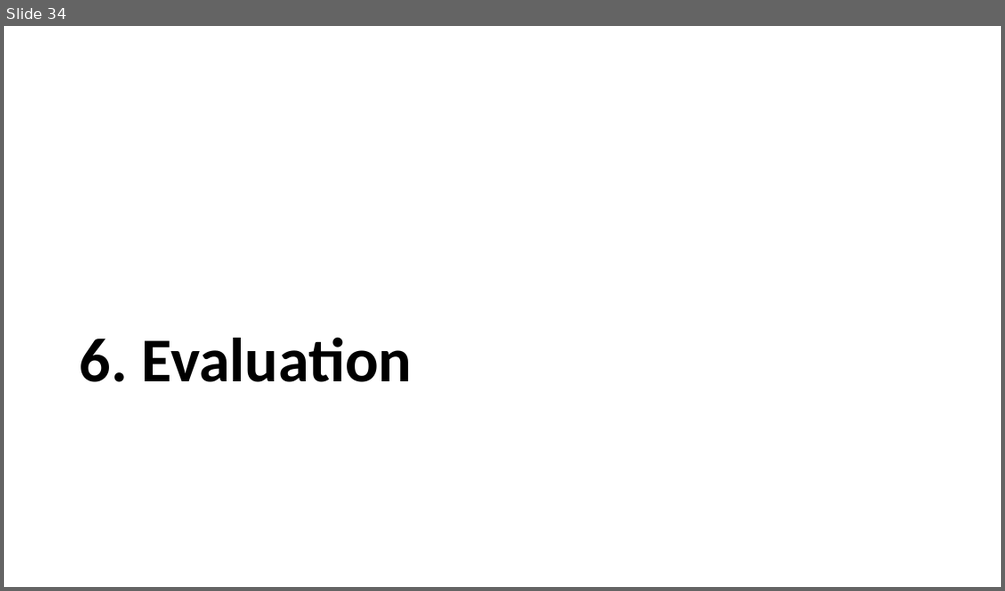
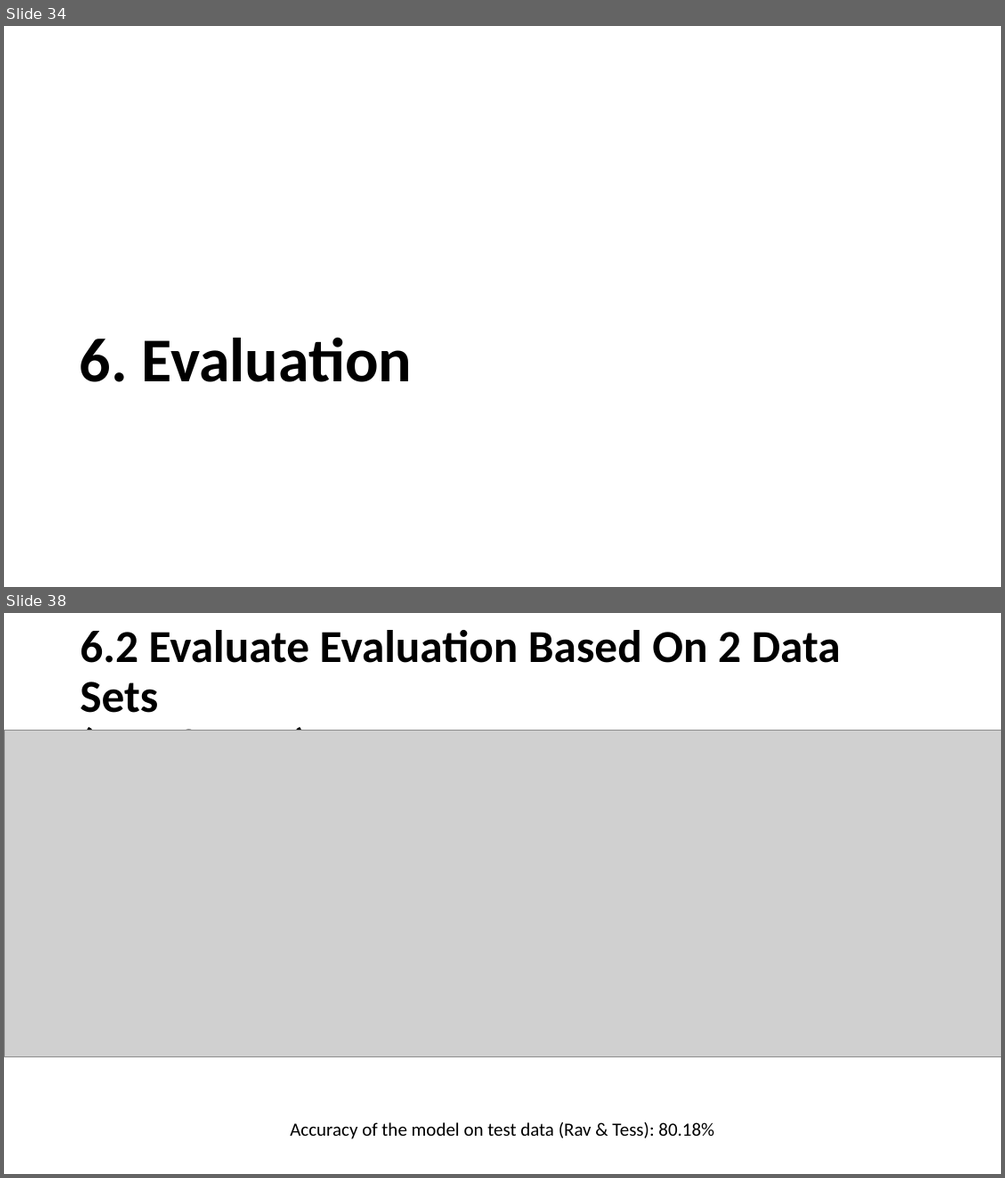
Before and after one commit to nghng/Emotion-Classification, a slide deck: Speech Emotion Recognition.pptx. Shown one above the other, each under a label of ours: slide 34 before the commit, slides 34 and 38 after it; the slides between them are not shown. The pictures are 1005x591 and 1005x1178 pixels, drawn with LibreOffice and Linux fonts; fonts in the diff are those of the drawing; grey boxes stand for pictures; background and template pictures are left out. Boxes give left, top, right and bottom in pixels: in the first picture for what was removed or moved away, otherwise in the second. Text is boxed around its words. In the diff, an @@ line names an element or a change of style, - is before the commit and + after.

Commit message:
update data

```diff
--- a/Speech Emotion Recognition.pptx
+++ b/Speech Emotion Recognition.pptx
@@ slide 38 added at (4, 613, 1001, 1174), background picture (left out) @@
@@ title added at (80, 630, 841, 730), 44 pt, text #000000, bold @@
+6.2 Evaluate Evaluation Based On 2 Data Sets
+(Rav & Tess)
@@ picture added at (4, 730, 1001, 1056) @@
@@ text added at (290, 1122, 714, 1139), 18 pt, text #000000 @@
+Accuracy of the model on test data (Rav & Tess): 80.18%
```
Also in this commit, not shown: 4 slides changed, 5 other slides added, 5 other files.
